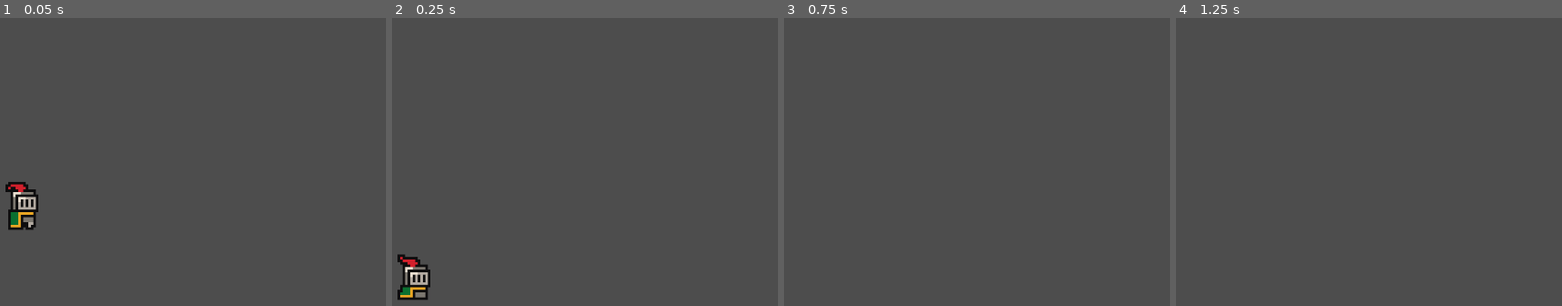
Above: before the commit, frames 1-4 (left to right).
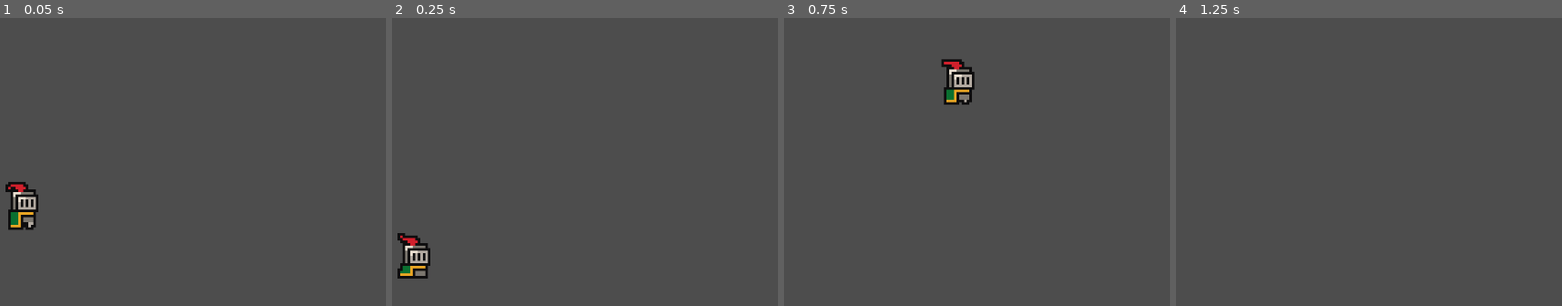
Above: after the commit, the same moments.

Repository: juncandawan/godot_platformer
Game: Godot game, scene res://scenes/game.tscn
Same seed, same stepped clock (60 frames per second), same inputs: the game is played once before the commit and once after it.
Inputs:
- Up to frame 1 (0.05 s): no input
- Up to frame 2 (0.25 s): no input
- Up to frame 3 (0.75 s): tap Enter (ui_accept) at 0.5 s; hold Right (ui_right) from 0.53 s (still down)
- Up to frame 4 (1.25 s): keep holding Right (ui_right); tap Enter (ui_accept) at 0.77 s

Frame 1 is identical in both runs. In frame 2, 1.5% of the frame differs, in the area x 1-10%, y 74-98%; in frame 3, 1.1%; in frame 4, nothing differs.

Commit message:
added world boundary collision shape

Diff:
--- a/scenes/game.tscn
+++ b/scenes/game.tscn
@@ -1,6 +1,8 @@
-[gd_scene load_steps=2 format=3 uid="uid://cp0de4038digu"]
+[gd_scene load_steps=3 format=3 uid="uid://cp0de4038digu"]
 
 [ext_resource type="PackedScene" uid="uid://dg8nicm6fbuby" path="res://scenes/player.tscn" id="1_rjgpk"]
+
+[sub_resource type="WorldBoundaryShape2D" id="WorldBoundaryShape2D_44k1q"]
 
 [node name="Game" type="Node2D"]
 
@@ -10,3 +12,9 @@
 [node name="Camera2D" type="Camera2D" parent="."]
 position = Vector2(28, 25)
 zoom = Vector2(4, 4)
+
+[node name="StaticBody2D" type="StaticBody2D" parent="."]
+position = Vector2(28, 50)
+
+[node name="CollisionShape2D" type="CollisionShape2D" parent="StaticBody2D"]
+shape = SubResource("WorldBoundaryShape2D_44k1q")
--- a/scenes/player.tscn
+++ b/scenes/player.tscn
@@ -50,7 +50,7 @@
 sprite_frames = SubResource("SpriteFrames_0ln2t")
 animation = &"idle"
 autoplay = "idle"
-frame_progress = 0.335225
+frame_progress = 0.23637
 
 [node name="CollisionShape2D" type="CollisionShape2D" parent="."]
 position = Vector2(0, -5)
